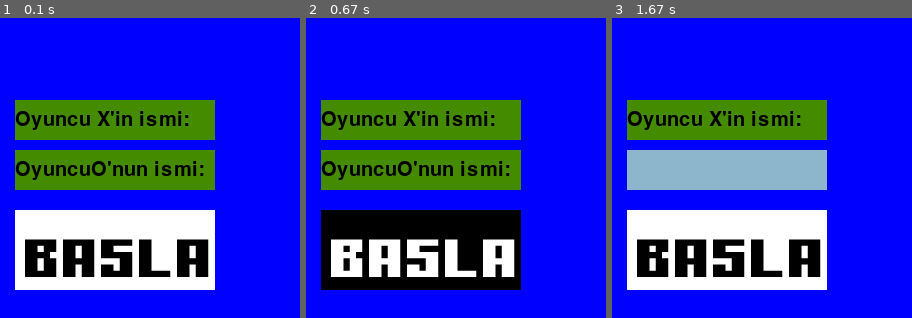
Above: before the commit, frames 1-3 (left to right).
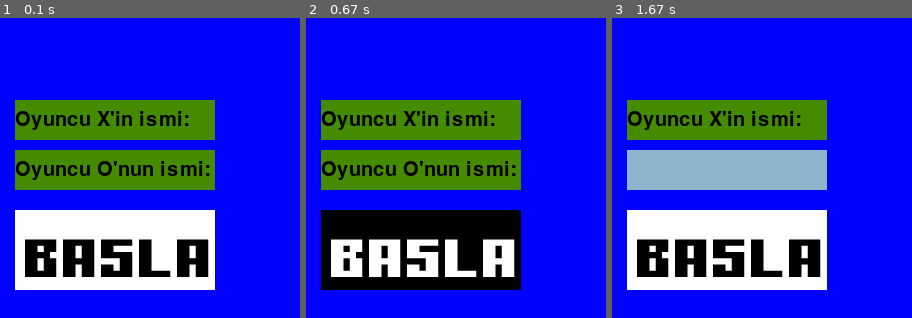
Above: after the commit, the same moments.

Repository: fluffydisk/XOX-pygame
Game: pygame game, started from main.py
Two runs of this game, one before a commit and one after it. Both use one fixed random seed, a clock stepped at 60 frames per second and the inputs below.
Inputs (mouse positions are % of the whole screen's width and height, from its top left):
- Up to frame 1 (0.1 s): no input
- Up to frame 2 (0.67 s): click (50, 50) at 0.38 s
- Up to frame 3 (1.67 s): click (26, 51) at 0.72 s; click (50, 37) at 1.55 s, where only the run after the commit has a clickable "Oyuncu O'nun ismi:"
The pictures show only the part of the screen within x 31-81%, y 11-61%; the shares and areas given below are measured in that part.

The runs differ from the first frame. In frame 1, 0.9% of the frame differs, in the area x 30-70%, y 47-53%; in frame 2, 0.9%; in frame 3, nothing differs.

Commit message:
Aded a table to see who is next in the game

Diff:
--- a/main.py
+++ b/main.py
@@ -56,12 +56,15 @@
 userXName=""
 userOName=""
 
+undertaleFont = pygame.font.Font("Gamer.ttf", 100)
+TopCornerUndertaleFont = pygame.font.Font("Gamer.ttf", 35)
 base_font = pygame.font.Font(None, 30)
 oyuncuX = base_font.render("Oyuncu X'in ismi: ", 1, "black")
-oyuncuO = base_font.render("OyuncuO'nun ismi: ", 1, "black")
+oyuncuO = base_font.render("Oyuncu O'nun ismi: ", 1, "black")
+oyuncuXTopCorner=TopCornerUndertaleFont.render(userXName, 1, "black")
+oyuncuOTopCorner=TopCornerUndertaleFont.render(userOName, 1, "black")
 oyuncuXNameInput = base_font.render(user_x_text, 1, "black")
 oyuncuONameInput = base_font.render(user_o_text, 1, "black")
-undertaleFont = pygame.font.Font("Gamer.ttf", 100)
 firstArea = undertaleFont.render("1", 1, "black")
 secondArea = undertaleFont.render("2", 1, "black")
 thirdArea = undertaleFont.render("3", 1, "black")
@@ -82,7 +85,6 @@
     pygame.draw.circle(screen, "black", (xStart, yStart), SCREEN_HEIGHT/6, 5)
 
 def gameRuleCheck(list):
-    selectedOption=""
     if list[0][0]==option1 or list[0][0]==option2:
         selectedOption=list[0][0]
         if list[0][1]==selectedOption and list[0][2]==selectedOption:
@@ -117,7 +119,12 @@
         if list[1][1] == selectedOption and list[2][1] == selectedOption:
             pygame.draw.line(screen, "yellow", [300, 0], [300, 600], 10)
             return selectedOption
-    return "P"
+
+    for i in list:
+        for a in i:
+            if a == "0":
+                return "P"
+    return "U"
 
 gameFinish=""
 def gameFinished(winner, mouseClicked):
@@ -156,9 +163,11 @@
         screen.blit(base_font.render("Oyun bitti kazanan:", 1, "black"), (170, 240))
         screen.blit(base_font.render(userXName, 1, "black"), (270, 270))
     elif winner == "O":
-        screen.blit(base_font.render("Oyun bitti kazanan: {}".format(userOName), 1, "black"), (170, 240))
+        screen.blit(base_font.render("Oyun bitti kazanan:", 1, "black"), (170, 240))
         screen.blit(base_font.render(userOName, 1, "black"), (270, 270))
-XOX = [["0","1","2"],["0","1"," 2"],["0","1","2"]]
+    elif winner=="U":
+        screen.blit(base_font.render("Oyun Bitti Berabere".format(userOName), 1, "black"), (170, 240))
+XOX = [["0","0","0"],["0","0","0"],["0","0","0"]]
 
 Play=False
 turn = "X"
@@ -175,6 +184,8 @@
 colorO = color_passive
 
 while running:
+    oyuncuXTopCorner = TopCornerUndertaleFont.render(userXName, 1, "black")
+    oyuncuOTopCorner = TopCornerUndertaleFont.render(userOName, 1, "black")
     oyuncuXNameInput = base_font.render(user_x_text, 1, "black")
     oyuncuONameInput = base_font.render(user_o_text, 1, "black")
     # poll for events
@@ -204,8 +215,6 @@
                     user_o_text = user_o_text[:-1]
                 else:
                     user_o_text += event.unicode
-
-
 
     screen.fill("blue")
     # fill the screen with a color to wipe away anything from last frame
@@ -284,6 +293,8 @@
             ButtonColor="black"
             TextColor="white"
             if mouseClicked==True and (user_o_text != "" and user_x_text != ""):
+                inputFromX = False
+                inputFromO = False
                 userXName=user_x_text
                 userOName=user_o_text
                 user_x_text=""
@@ -309,29 +320,20 @@
                 seventhAreaDraw = "A"
                 eighthAreaDraw = "A"
                 ninthAreaDraw = "A"
-                XOX = [["0", "1", "2"], ["0", "1", "2"], ["0", "1", "2"]]
+                XOX = [["0", "0", "0"], ["0", "0", "0"], ["0", "0", "0"]]
         else:
             ButtonColor="white"
             TextColor = "black"
 
-
         pygame.display.flip()
-
-        # limits FPS to 60
-        # dt is delta time in seconds since last frame, used for framerate-
-        # independent physics.
-        dt = clock.tick(60) / 1000
+        dt = clock.tick(120) / 1000
 
     if Play==True:
-
-
         pygame.draw.line(screen, "black", [SCREEN_WIDTH/3, 0], [SCREEN_WIDTH/3, SCREEN_HEIGHT])
         pygame.draw.line(screen, "black", [SCREEN_WIDTH / 3*2, 0], [SCREEN_WIDTH / 3*2, SCREEN_HEIGHT])
 
         pygame.draw.line(screen, "black", [0, SCREEN_HEIGHT/3], [SCREEN_WIDTH, SCREEN_HEIGHT/3])
         pygame.draw.line(screen, "black", [0, SCREEN_HEIGHT/3*2], [SCREEN_WIDTH, SCREEN_HEIGHT/3*2])
-
-
 
         mousePos = pygame.mouse.get_pos()
         if var == "P":
@@ -341,6 +343,12 @@
                 pygame.draw.rect(screen, ("black"), (0, 0, SCREEN_WIDTH/3, SCREEN_HEIGHT/3), thicknesOFBorders)
                 if mouseClicked == True:
                     firstAreaMarked = True
+                    if turn == "X" and firstAreaDraw=="A":
+                        turn="O"
+                        firstAreaDraw="X"
+                    if turn=="O" and firstAreaDraw == "A":
+                        turn="X"
+                        firstAreaDraw="O"
 
             elif(mousePos[0]<=SCREEN_WIDTH/3*2 and mousePos[0]>SCREEN_WIDTH/3) and (mousePos[1]<=SCREEN_HEIGHT/3):
                 if currentZone != 2:
@@ -348,12 +356,25 @@
                 pygame.draw.rect(screen, "black", (SCREEN_WIDTH/3, 0, SCREEN_WIDTH / 3, SCREEN_HEIGHT / 3), thicknesOFBorders)
                 if mouseClicked==True:
                     secondAreaMarked=True
+                    if turn=="X" and secAreaDraw=="A":
+                        turn = "O"
+                        secAreaDraw="X"
+                    if turn=="O" and secAreaDraw=="A":
+                        turn = "X"
+                        secAreaDraw = "O"
+
             elif(mousePos[0]<=SCREEN_WIDTH and mousePos[0]>SCREEN_WIDTH/3*2) and (mousePos[1]<=SCREEN_HEIGHT/3):
                 if currentZone!=3:
                     currentZone = 3
                 pygame.draw.rect(screen, "black", (SCREEN_WIDTH / 3*2, 0, SCREEN_WIDTH / 3, SCREEN_HEIGHT / 3), thicknesOFBorders)
                 if mouseClicked==True:
                     thirdAreaMarked=True
+                    if turn=="X" and thirdAreaDraw=="A":
+                        turn="O"
+                        thirdAreaDraw="X"
+                    if turn=="O" and thirdAreaDraw=="A":
+                        turn="X"
+                        thirdAreaDraw="O"
 
             elif(mousePos[0]<=SCREEN_WIDTH/3) and (mousePos[1]>SCREEN_HEIGHT/3 and mousePos[1]<=SCREEN_HEIGHT/3*2):
                 if currentZone!=4:
@@ -361,12 +382,24 @@
                 pygame.draw.rect(screen, "black", (0, SCREEN_HEIGHT / 3, SCREEN_WIDTH / 3, SCREEN_HEIGHT / 3), thicknesOFBorders)
                 if mouseClicked==True:
                     fourthAreaMarked=True
+                    if turn=="X" and fourthAreaDraw=="A":
+                        turn="O"
+                        fourthAreaDraw="X"
+                    if turn=="O" and fourthAreaDraw=="A":
+                        turn="X"
+                        fourthAreaDraw="O"
             elif(mousePos[0]>SCREEN_WIDTH/3 and mousePos[0]<=SCREEN_WIDTH/3*2) and (mousePos[1]>SCREEN_HEIGHT/3 and mousePos[1]<=SCREEN_HEIGHT/3*2):
                 if currentZone!=5:
                     currentZone = 5
                 pygame.draw.rect(screen, "black", (SCREEN_WIDTH/3, SCREEN_HEIGHT / 3, SCREEN_WIDTH / 3, SCREEN_HEIGHT / 3), thicknesOFBorders)
                 if mouseClicked == True:
                     fifthAreaMarked = True
+                    if turn=="X" and fifthAreaDraw=="A":
+                        turn="O"
+                        fifthAreaDraw="X"
+                    if turn=="O" and fifthAreaDraw=="A":
+                        turn="X"
+                        fifthAreaDraw="O"
 
             elif(mousePos[0]>SCREEN_WIDTH/3*2) and (mousePos[1]>SCREEN_HEIGHT/3 and mousePos[1]<=SCREEN_HEIGHT/3*2):
                 if currentZone!=6:
@@ -374,6 +407,12 @@
                 pygame.draw.rect(screen, "black", (SCREEN_WIDTH/3*2, SCREEN_HEIGHT / 3, SCREEN_WIDTH / 3, SCREEN_HEIGHT / 3), thicknesOFBorders)
                 if mouseClicked==True:
                     sixthAreaMarked=True
+                    if turn=="X" and sixthAreaDraw=="A":
+                        turn="O"
+                        sixthAreaDraw="X"
+                    if turn=="O" and sixthAreaDraw=="A":
+                        turn="X"
+                        sixthAreaDraw="O"
 
             elif(mousePos[0]<=SCREEN_WIDTH/3) and (mousePos[1]>SCREEN_HEIGHT/3*2):
                 if currentZone!=7:
@@ -381,12 +420,24 @@
                 pygame.draw.rect(screen, "black", (0, SCREEN_HEIGHT / 3*2, SCREEN_WIDTH / 3, SCREEN_HEIGHT / 3), thicknesOFBorders)
                 if mouseClicked==True:
                     seventhAreaMarked=True
+                    if turn == "X" and seventhAreaDraw == "A":
+                        turn = "O"
+                        seventhAreaDraw = "X"
+                    if turn == "O" and seventhAreaDraw == "A":
+                        turn = "X"
+                        seventhAreaDraw = "O"
             elif(mousePos[0]>SCREEN_WIDTH/3 and mousePos[0]<=SCREEN_WIDTH/3*2) and (mousePos[1]>SCREEN_HEIGHT/3*2):
                 if currentZone!=8:
                     currentZone = 8
                 pygame.draw.rect(screen, "black", (SCREEN_WIDTH/3, SCREEN_HEIGHT / 3 * 2, SCREEN_WIDTH / 3, SCREEN_HEIGHT / 3), thicknesOFBorders)
                 if mouseClicked==True:
                     eighthAreaMarked=True
+                    if turn=="X" and eighthAreaDraw=="A":
+                        turn="O"
+                        eighthAreaDraw="X"
+                    if turn=="O" and eighthAreaDraw=="A":
+                        turn="X"
+                        eighthAreaDraw="O"
 
             elif(mousePos[0]>SCREEN_WIDTH/3*2) and (mousePos[1]>SCREEN_HEIGHT/3*2):
                 if currentZone!=9:
@@ -394,6 +445,12 @@
                 pygame.draw.rect(screen, "black",(SCREEN_WIDTH / 3*2, SCREEN_HEIGHT / 3 * 2, SCREEN_WIDTH / 3, SCREEN_HEIGHT / 3), thicknesOFBorders)
                 if mouseClicked==True:
                     ninthAreaMarked=True
+                    if turn=="X" and ninthAreaDraw=="A":
+                        turn="O"
+                        ninthAreaDraw="X"
+                    if turn=="O" and ninthAreaDraw=="A":
+                        turn="X"
+                        ninthAreaDraw="O"
 
         if not firstAreaMarked:
             screen.blit(firstArea, (SCREEN_WIDTH/6, SCREEN_HEIGHT/6))
@@ -542,22 +599,24 @@
         elif ninthAreaDraw=="O":
             writeO(SCREEN_WIDTH/6*5, SCREEN_HEIGHT/6*5, SCREEN_WIDTH, SCREEN_HEIGHT)
             XOX[2][2] = "O"
+
+        pygame.draw.circle(screen, "yellow", (300,-10), 50)
+        if turn=="X":
+            screen.blit(oyuncuXTopCorner, (260,-5))
+        if turn=="O":
+            screen.blit(oyuncuOTopCorner, (260,-5))
+
         var = gameRuleCheck(XOX)
         if var=="P":
             Play=True
-        elif var=="O" or var=="X":
+        elif var=="O" or var=="X" or var=="U":
             gameFinish=gameFinished(var, mouseClicked)
             if gameFinish=="StartScreen":
                 Play=False
             elif gameFinish=="Exit":
                 running=False
 
-        # flip() the display to put your work on screen
         pygame.display.flip()
-
-        # limits FPS to 60
-        # dt is delta time in seconds since last frame, used for framerate-
-        # independent physics.
         dt = clock.tick(120) / 1000
 
 pygame.quit()
